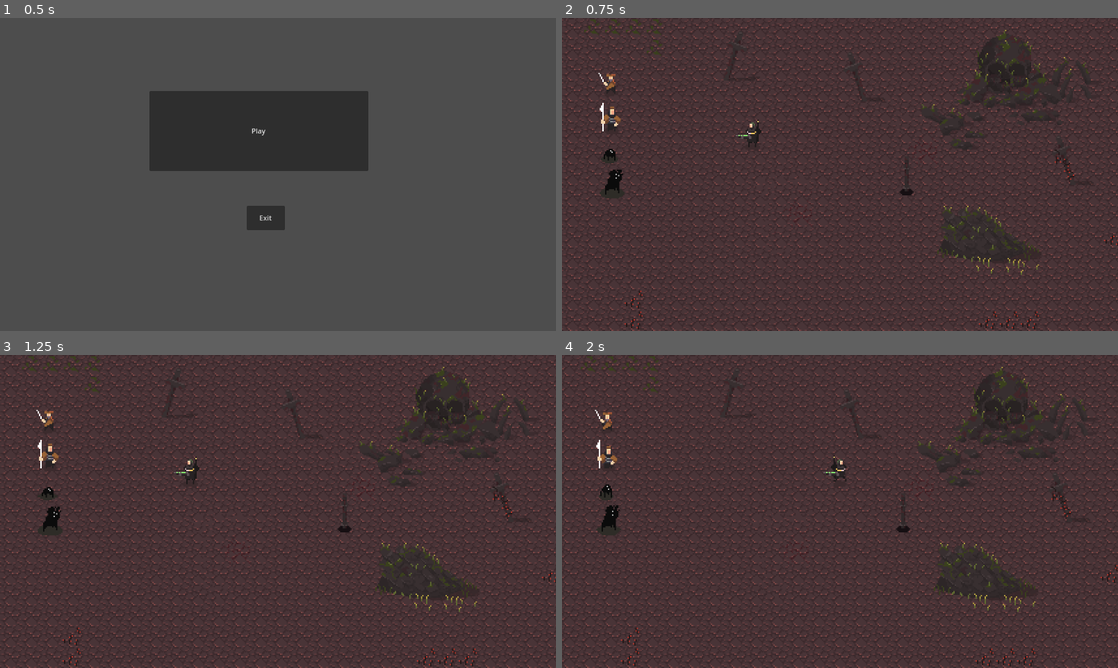
Above: before the commit, frames 1-4 (two rows, left to right).
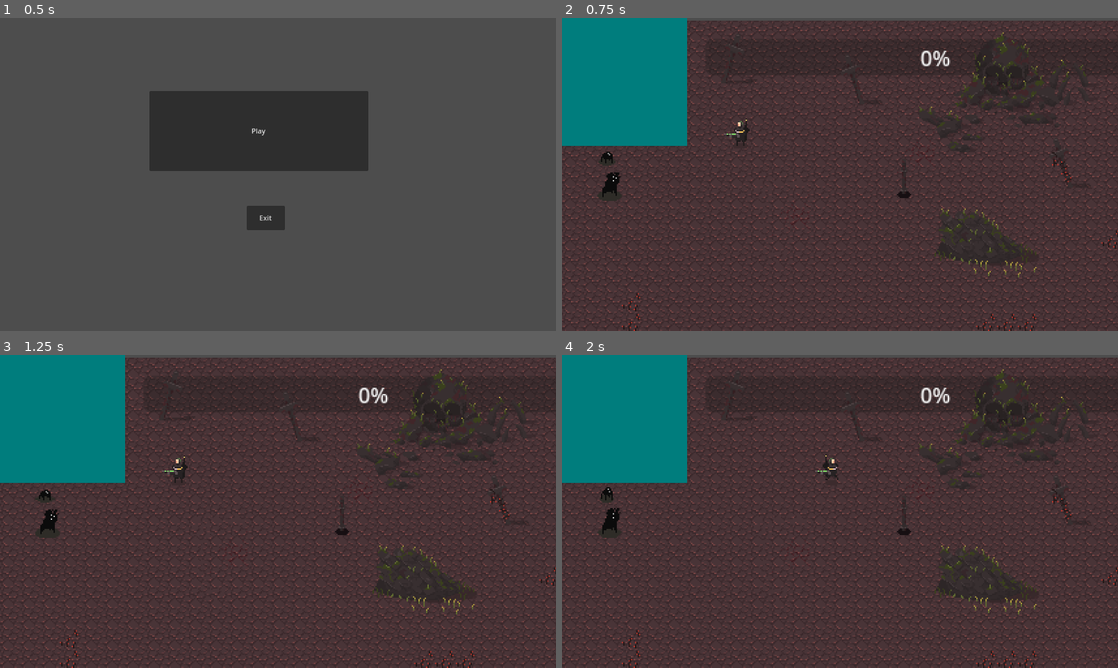
Above: after the commit, the same moments.

Repository: DiegoArredo/terminal_infection
Game: Godot game, scene res://main.tscn
Two runs of this game, one before a commit and one after it. Both use one fixed random seed, a clock stepped at 60 frames per second and the inputs below.
Inputs:
- Up to frame 1 (0.5 s): no input
- Up to frame 2 (0.75 s): click "Play" at 0.5 s
- Up to frame 3 (1.25 s): no input
- Up to frame 4 (2 s): hold D (right) from 1.28 s (still down); tap F (disparo) at 1.35 s

Frame 1 is identical in both runs. In frame 2, 20% of the frame differs, in the area x 0-100%, y 0-100%; in frame 3, 20%; in frame 4, 21%.

Commit message:
primer prototipo de level up

Diff:
--- /dev/null
+++ b/OrbeExperiencia.tscn
@@ -0,0 +1,19 @@
+[gd_scene load_steps=3 format=3 uid="uid://brdcwgf2o1ttn"]
+
+[sub_resource type="RectangleShape2D" id="RectangleShape2D_gyma5"]
+size = Vector2(93, 97)
+
+[sub_resource type="CanvasTexture" id="CanvasTexture_pl0p0"]
+
+[node name="OrbeExperiencia" type="Area2D" groups=["experiencia"]]
+
+[node name="CollisionShape2D" type="CollisionShape2D" parent="." groups=["experiencia"]]
+position = Vector2(48, 48)
+shape = SubResource("RectangleShape2D_gyma5")
+
+[node name="Sprite2D" type="Sprite2D" parent="." groups=["experiencia"]]
+modulate = Color(0, 0.491304, 0.491374, 1)
+position = Vector2(48, 48)
+texture = SubResource("CanvasTexture_pl0p0")
+region_enabled = true
+region_rect = Rect2(100, 100, 100, 100)
--- /dev/null
+++ b/SistemaSubidaNivel/BarraDeExperiencia.gd
@@ -0,0 +1,15 @@
+extends ProgressBar
+
+
+# Called when the node enters the scene tree for the first time.
+func _ready():
+	pass # Replace with function body.
+
+
+# Called every frame. 'delta' is the elapsed time since the previous frame.
+func _process(delta):
+	pass
+
+
+func _on_orbe_experiencia_area_entered(area):
+	pass # Replace with function body.
--- /dev/null
+++ b/SistemaSubidaNivel/main.gd
@@ -0,0 +1,18 @@
+extends Node2D
+
+var orbe_point = 50
+# Called when the node enters the scene tree for the first time.
+func _ready():
+	pass # Replace with function body.
+
+
+# Called every frame. 'delta' is the elapsed time since the previous frame.
+func _process(delta):
+	pass
+
+
+
+
+func _on_orbe_experiencia_body_entered(body):
+	if (body.is_in_group("player")):
+		$BarraDeExperiencia.value += orbe_point
--- /dev/null
+++ b/SistemaSubidaNivel/main.tscn
@@ -0,0 +1,46 @@
+[gd_scene load_steps=6 format=3 uid="uid://cto6cevkt1kwo"]
+
+[ext_resource type="Script" path="res://SistemaSubidaNivel/BarraDeExperiencia.gd" id="1_0vr83"]
+[ext_resource type="PackedScene" uid="uid://b7uxqxydktg5d" path="res://levelUpWindow.tscn" id="1_bld37"]
+[ext_resource type="Script" path="res://SistemaSubidaNivel/main.gd" id="1_mqajj"]
+[ext_resource type="PackedScene" uid="uid://brdcwgf2o1ttn" path="res://OrbeExperiencia.tscn" id="2_ud8lp"]
+
+[sub_resource type="GDScript" id="GDScript_aqk86"]
+script/source = "extends Node2D
+
+
+# Called when the node enters the scene tree for the first time.
+func _ready():
+	pass # Replace with function body.
+
+
+# Called every frame. 'delta' is the elapsed time since the previous frame.
+func _process(delta):
+	pass
+"
+
+[node name="SistemaSubidaDeNivel" type="Node2D"]
+script = ExtResource("1_mqajj")
+
+[node name="GeneradorOrbes" type="Node" parent="."]
+
+[node name="SubidaNivelGui" type="Node" parent="."]
+
+[node name="EstadisticasGui" type="Node" parent="."]
+
+[node name="BarraDeExperiencia" type="ProgressBar" parent="."]
+offset_left = 112.0
+offset_top = 16.0
+offset_right = 464.0
+offset_bottom = 44.0
+tooltip_text = "Experiencia
+"
+script = ExtResource("1_0vr83")
+
+[node name="LevelUpWindow" parent="." instance=ExtResource("1_bld37")]
+
+[node name="OrbeExperiencia" parent="." instance=ExtResource("2_ud8lp")]
+script = SubResource("GDScript_aqk86")
+
+[connection signal="value_changed" from="BarraDeExperiencia" to="LevelUpWindow" method="_on_barra_de_experiencia_value_changed"]
+[connection signal="body_entered" from="OrbeExperiencia" to="." method="_on_orbe_experiencia_body_entered"]
--- /dev/null
+++ b/levelUpWindow.gd
@@ -0,0 +1,64 @@
+extends Node2D
+
+
+var estadisticas_personaje = {
+	"punteria": 10,
+	"destreza": 20,
+	"fuerza": 30,
+	"inteligencia": 40,
+	"reflejos": 50
+}
+
+
+var armas_inventario = [
+	"pistola",
+	"doble uzi",
+	"pem"
+]
+
+var weapon_afinity = {
+	"pistola": [0],
+	"doble uzi": [1,4],
+	"pem": [0,3]
+}
+# Called when the node enters the scene tree for the first time.
+func _ready():
+
+	$Window/PanelContainer/VBoxContainer/Label.text = estadisticas_personaje.keys()[0] + ": " + str(estadisticas_personaje.values()[0])
+	$Window/PanelContainer/VBoxContainer/Label2.text = estadisticas_personaje.keys()[1] + ": " + str(estadisticas_personaje.values()[1])
+	$Window/PanelContainer/VBoxContainer/Label3.text = estadisticas_personaje.keys()[2] + ": " + str(estadisticas_personaje.values()[2])
+	$Window/PanelContainer/VBoxContainer/Label4.text = estadisticas_personaje.keys()[3] + ": " + str(estadisticas_personaje.values()[3])
+	$Window/PanelContainer/VBoxContainer/Label5.text = estadisticas_personaje.keys()[4] + ": " + str(estadisticas_personaje.values()[4])
+
+
+
+
+# Called every frame. 'delta' is the elapsed time since the previous frame.
+func _process(delta):
+	pass
+
+
+	pass # Replace with function body.
+
+
+
+func _on_menu_button_pressed():
+	$Window2.visible = true
+	set_weapon_changes()
+
+func set_weapon_changes():
+	for arma in armas_inventario:
+		crear_nodo_con_arma(arma)
+
+func crear_nodo_con_arma(arma):
+	var label = Label.new()
+	label.text = calcular_arma_afinidad(arma)
+	$Window2/PanelContainer2/VBoxContainer.add_child(label)
+
+func calcular_arma_afinidad(arma):
+	return "1000"
+
+
+func _on_barra_de_experiencia_value_changed(value):
+	if value == 100:
+		$Window.visible = true
--- /dev/null
+++ b/levelUpWindow.tscn
@@ -0,0 +1,49 @@
+[gd_scene load_steps=2 format=3 uid="uid://b7uxqxydktg5d"]
+
+[ext_resource type="Script" path="res://levelUpWindow.gd" id="1_utbya"]
+
+[node name="LevelUpWindow" type="Node2D"]
+script = ExtResource("1_utbya")
+
+[node name="Window" type="Window" parent="."]
+title = "Level up!"
+position = Vector2i(300, 100)
+visible = false
+
+[node name="PanelContainer" type="PanelContainer" parent="Window"]
+offset_right = 40.0
+offset_bottom = 40.0
+
+[node name="VBoxContainer" type="VBoxContainer" parent="Window/PanelContainer"]
+layout_mode = 2
+
+[node name="MenuButton" type="MenuButton" parent="Window/PanelContainer/VBoxContainer"]
+layout_mode = 2
+text = "Preview"
+
+[node name="Label" type="Label" parent="Window/PanelContainer/VBoxContainer"]
+layout_mode = 2
+
+[node name="Label2" type="Label" parent="Window/PanelContainer/VBoxContainer"]
+layout_mode = 2
+
+[node name="Label3" type="Label" parent="Window/PanelContainer/VBoxContainer"]
+layout_mode = 2
+
+[node name="Label4" type="Label" parent="Window/PanelContainer/VBoxContainer"]
+layout_mode = 2
+
+[node name="Label5" type="Label" parent="Window/PanelContainer/VBoxContainer"]
+layout_mode = 2
+
+[node name="Window2" type="Window" parent="."]
+visible = false
+
+[node name="PanelContainer2" type="PanelContainer" parent="Window2"]
+offset_right = 40.0
+offset_bottom = 40.0
+
+[node name="VBoxContainer" type="VBoxContainer" parent="Window2/PanelContainer2"]
+layout_mode = 2
+
+[connection signal="pressed" from="Window/PanelContainer/VBoxContainer/MenuButton" to="." method="_on_menu_button_pressed"]
--- a/world_1.tscn
+++ b/world_1.tscn
@@ -6,6 +6,7 @@
 [ext_resource type="PackedScene" uid="uid://d38k6op1j4csd" path="res://Enemies/enemy_1.tscn" id="5_c5kkf"]
 [ext_resource type="PackedScene" uid="uid://df0xf0ygmrmlg" path="res://Enemies/enemy_2.tscn" id="6_u82a5"]
 [ext_resource type="PackedScene" uid="uid://c1fmnxygnm50j" path="res://Enemies/monster_1.tscn" id="7_okl0x"]
+[ext_resource type="PackedScene" uid="uid://cto6cevkt1kwo" path="res://SistemaSubidaNivel/main.tscn" id="8_ktqja"]
 [ext_resource type="PackedScene" uid="uid://dij2sbe07klpo" path="res://Enemies/monster_2.tscn" id="8_xcfc1"]
 
 [sub_resource type="TileSetAtlasSource" id="TileSetAtlasSource_nqkdi"]
@@ -190,6 +191,7 @@
 sources/2 = SubResource("TileSetAtlasSource_nqkdi")
 
 [node name="world_1" type="Node2D"]
+position = Vector2(-2, 2)
 
 [node name="TileMap" type="TileMap" parent="."]
 tile_set = SubResource("TileSet_kwjnr")
@@ -215,10 +217,14 @@
 position = Vector2(37, 47)
 
 [node name="Player" type="Node2D" parent="."]
-
-[node name="Player_1" parent="Player" instance=ExtResource("2_2y51y")]
+position = Vector2(-7, -3)
+
+[node name="Player_1" parent="Player" groups=["player"] instance=ExtResource("2_2y51y")]
 position = Vector2(146, 88)
 
 [node name="player_scifi_blue" parent="Player" instance=ExtResource("4_sddi4")]
 visible = false
 position = Vector2(97, 72)
+
+[node name="SistemaSubidaDeNivel" parent="." instance=ExtResource("8_ktqja")]
+position = Vector2(0, -2)
Not shown: 1 places in world_1.tscn that only renumber resources
